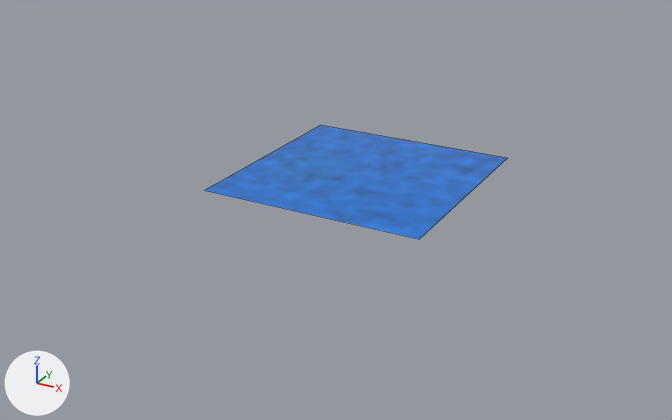
The FBX model Environment/Water.fbx, before and after one commit.
Before and after are seen from a 50 mm camera at (3.52, -6.89, 3.03) aimed at (-0.14, -0.23, -0.3). Every picture has the same lights, and +X, +Y and +Z are marked at lower left. Mesh edges are drawn as thin lines. Where no turn or scale is listed for an object, it has been applied to the vertices.

The first picture shows 'Water_Plane_2x2'.
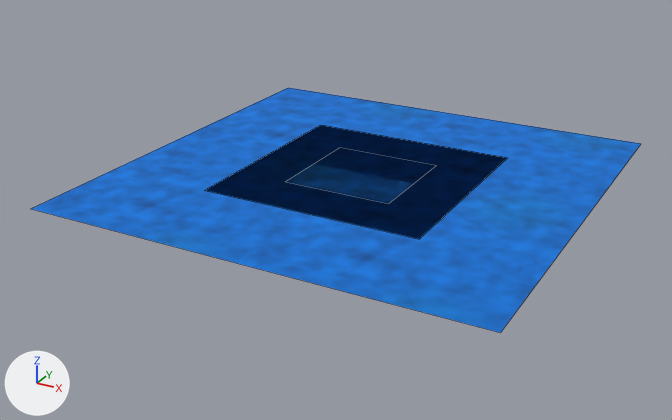
The change, as JSON lines over the scene's bpy script:
```json
{"op": "add", "block": "mat_mi_water", "code": ["mat_mi_water = principled_material('MI_Water')", "mat_mi_water.texture = img_t_water_64x64_png  # with its transparency", "mat_mi_water.roughness = 1.0"]}
{"block": "me_plane", "where": "me_plane.from_pydata(...)  # 4 vertices, 1 face; spans x -1.0..1.0, y -1.0..1.0, z 0.0"}
{"op": "remove", "block": "me_plane", "code": "me_plane.materials.append(mat_water)  # picture img_t_water_64x64_png"}
{"op": "add", "block": "me_plane", "code": "me_plane.materials.append(mat_mi_water)  # picture img_t_water_64x64_png"}
{"op": "add", "block": "me_plane_002", "code": ["me_plane_002 = bpy.data.meshes.new('Plane.002')", "me_plane_002.from_pydata(...)  # 4 vertices, 1 face; spans x -2.0..2.0, y -2.0..2.0, z 0.0", "me_plane_002.materials.append(mat_mi_water)  # picture img_t_water_64x64_png"]}
{"op": "add", "block": "me_plane_001", "code": ["me_plane_001 = bpy.data.meshes.new('Plane.001')", "me_plane_001.from_pydata(...)  # 4 vertices, 1 face; spans x -0.5..0.5, y -0.5..0.5, z 0.0", "me_plane_001.materials.append(mat_mi_water)  # picture img_t_water_64x64_png"]}
{"op": "add", "block": "ob_sm_water_plane_4x4", "code": ["ob_sm_water_plane_4x4 = bpy.data.objects.new('SM_Water_Plane_4x4', me_plane_002)", "ob_sm_water_plane_4x4.location = (0.0, 0.0, 0.0)"]}
{"op": "add", "block": "ob_sm_water_plane_1x1", "code": ["ob_sm_water_plane_1x1 = bpy.data.objects.new('SM_Water_Plane_1x1', me_plane_001)", "ob_sm_water_plane_1x1.location = (0.0, 0.0, 0.0)"]}
```

Changed parts and their boxes (x1, y1, x2, y2) in the pictures (672 x 420 px):
```json
{"object": "SM_Water_Plane_4x4", "change": "added", "after": [31, 88, 641, 333], "on screen": "blue"}
{"object": "Water_Plane_2x2", "change": "recoloured", "before": [205, 125, 507, 239], "after": [205, 125, 507, 239]}
{"object": "SM_Water_Plane_1x1", "change": "added", "after": [285, 148, 434, 203], "on screen": "blue"}
```
